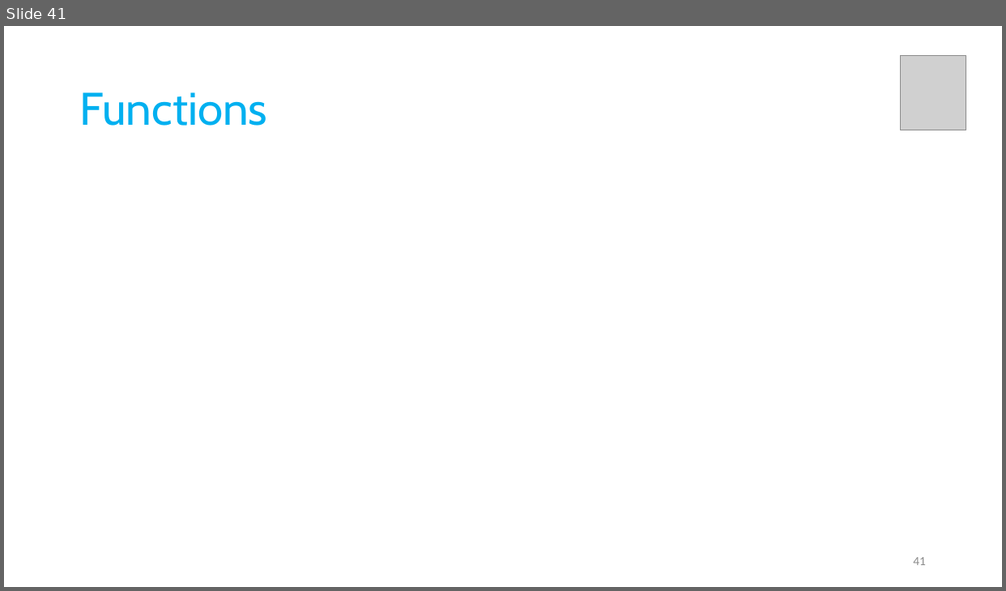
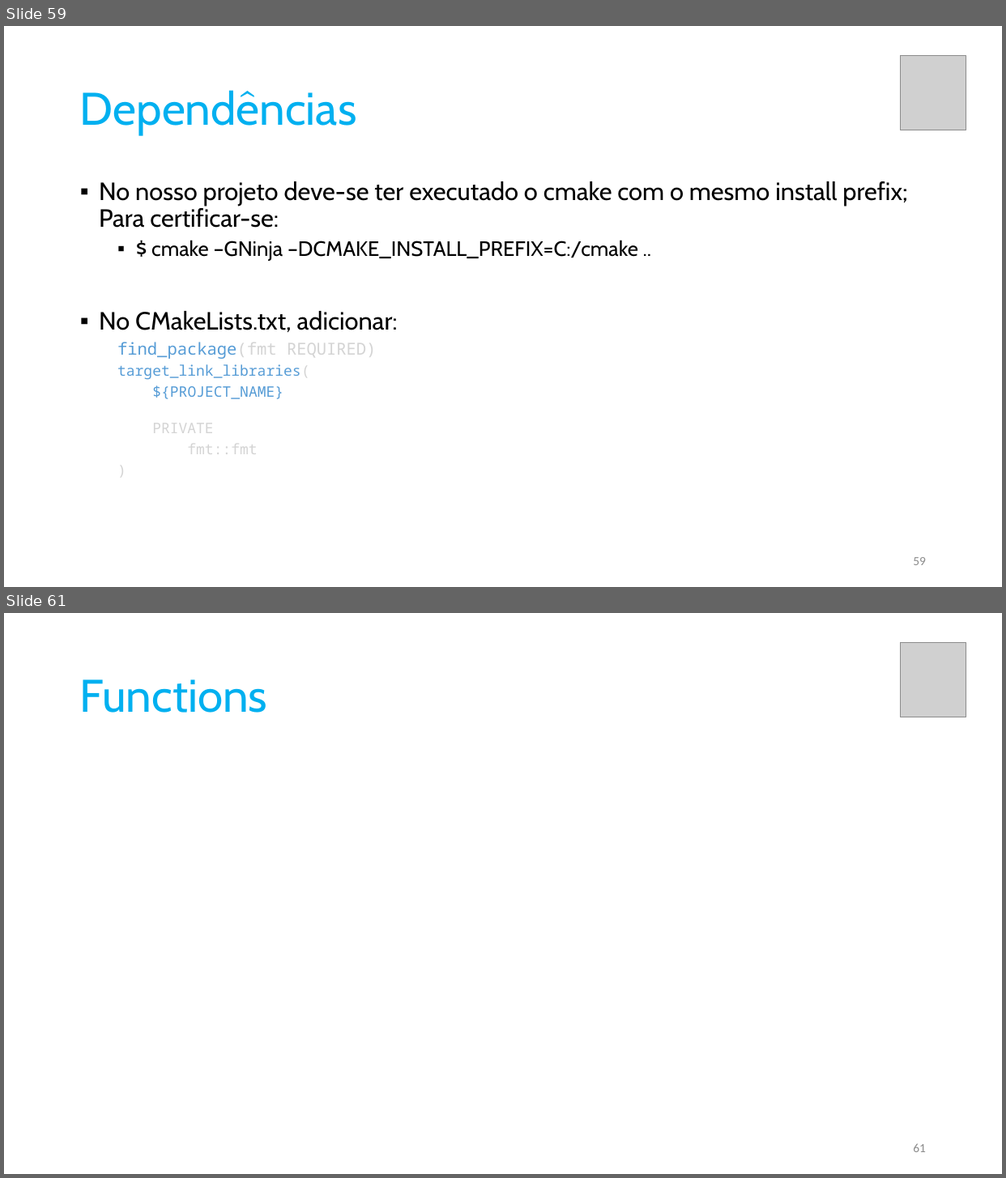
Before and after one commit to pfaco/ees_cpp, a slide deck: slides/C++.pptx. Shown one above the other, each under a label of ours: slide 41 before the commit, slides 59 and 61 after it; the slides between them are not shown. The pictures are 1006x591 and 1006x1178 pixels, drawn with LibreOffice and Linux fonts; fonts in the diff are those of the drawing; grey boxes stand for pictures. Boxes give left, top, right and bottom in pixels: in the first picture for what was removed or moved away, otherwise in the second. Text is boxed around its words. In the diff, an @@ line names an element or a change of style, - is before the commit and + after.

```diff
--- a/slides/C++.pptx
+++ b/slides/C++.pptx
@@ slide 59 added at box(4, 26, 1002, 587), background #FFFFFF @@
@@ picture added at box(901, 56, 967, 130) @@
@@ title added at box(80, 90, 356, 135), 44 pt, text #00B0F0 @@
+Dependências
@@ text added at box(99, 182, 907, 454), 24 pt, text #000000 @@
+▪ No nosso projeto deve-se ter executado o cmake com o mesmo install prefix; Para certificar-se:
+  ▪ $ cmake –GNinja –DCMAKE_INSTALL_PREFIX=C:/cmake ..
+▪ No CMakeLists.txt, adicionar:
+  find_package(fmt REQUIRED)
+  target_link_libraries(
+  ${PROJECT_NAME}
+  PRIVATE
+  fmt::fmt
+  )
@@ page number added at box(913, 557, 926, 565), 12 pt, text #8C8C8C @@
+59
@@ what was slide 41 is now slide 61 @@
@@ page number at box(913, 1144, 926, 1152): text changed @@
-41
+61
```
Also in this commit, not shown: 2 slides changed, 17 other slides added, 4 other files.
